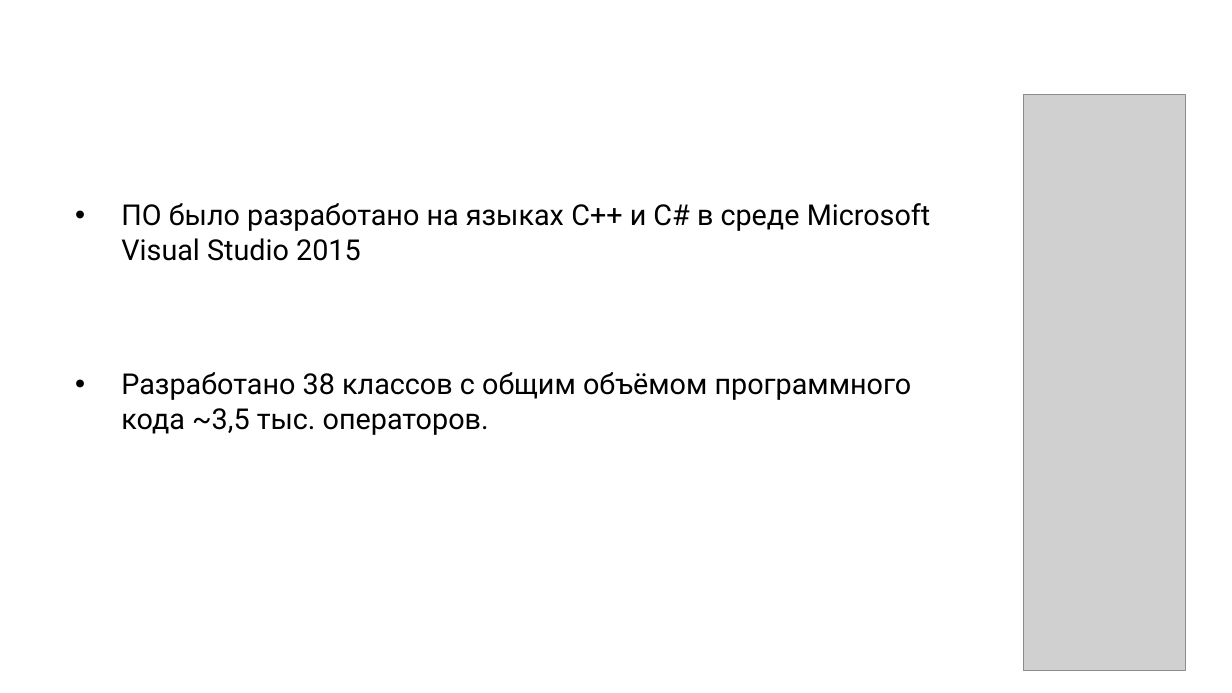
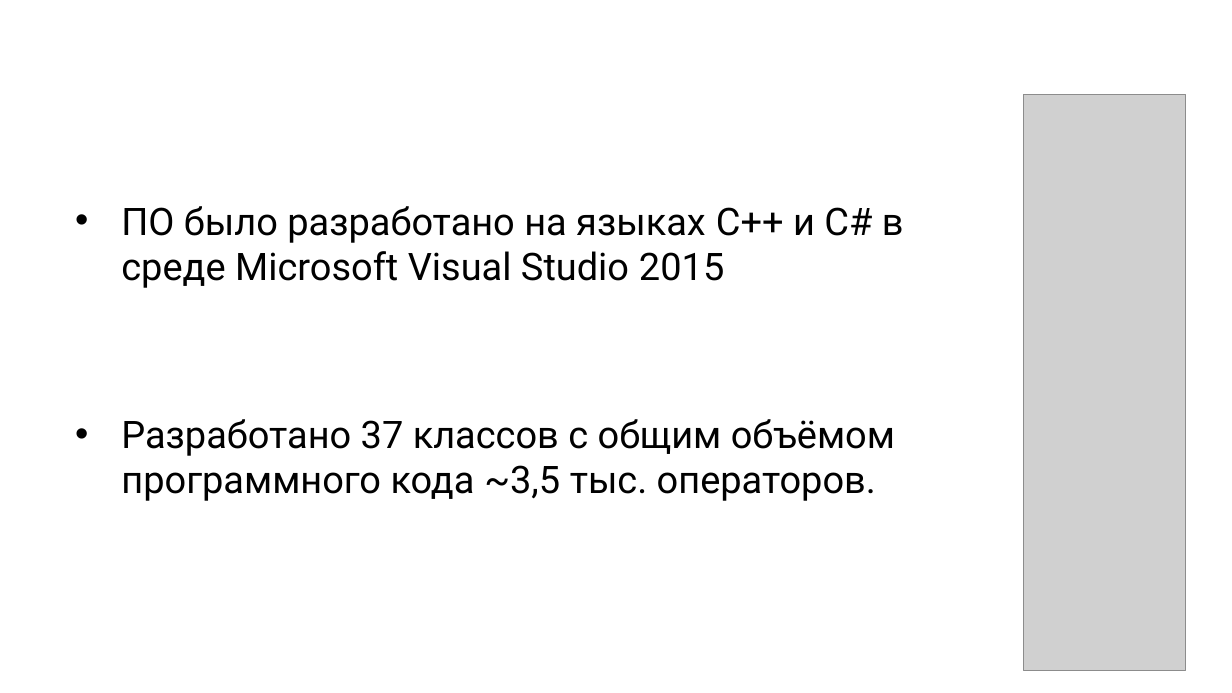
Before and after one commit to alexdegtev/FormingVectorModel, a slide deck: slide 17 of docs/Магистерская диссертация. Дёгтев А.С. 1.ppt. Drawn at 1232x693 pixels with LibreOffice and Linux fonts; fonts in the diff are those of the drawing; grey boxes stand for pictures; background and template pictures are left out. Boxes give left, top, right and bottom in pixels: in the first picture for what was removed or moved away, otherwise in the second. Text is boxed around its words. In the diff, an @@ line names an element or a change of style, - is before the commit and + after.

```diff
--- a/docs/Магистерская диссертация. Дёгтев А.С. 1.ppt
+++ b/docs/Магистерская диссертация. Дёгтев А.С. 1.ppt
@@ text at <box>121,206,904,288</box>: size 16.8 to 22.2 pt in "ПО было разработано на языках C++ и ..." @@
@@ text at <box>121,419,895,501</box>: text changed; size 16.8 to 22.2 pt @@
-• Разработано 38 классов с общим объёмом программного кода ~3,5 тыс. операторов.
+• Разработано 37 классов с общим объёмом программного кода ~3,5 тыс. операторов.
```
Also in this commit, not shown: 6 other slides changed, 9 other files.
